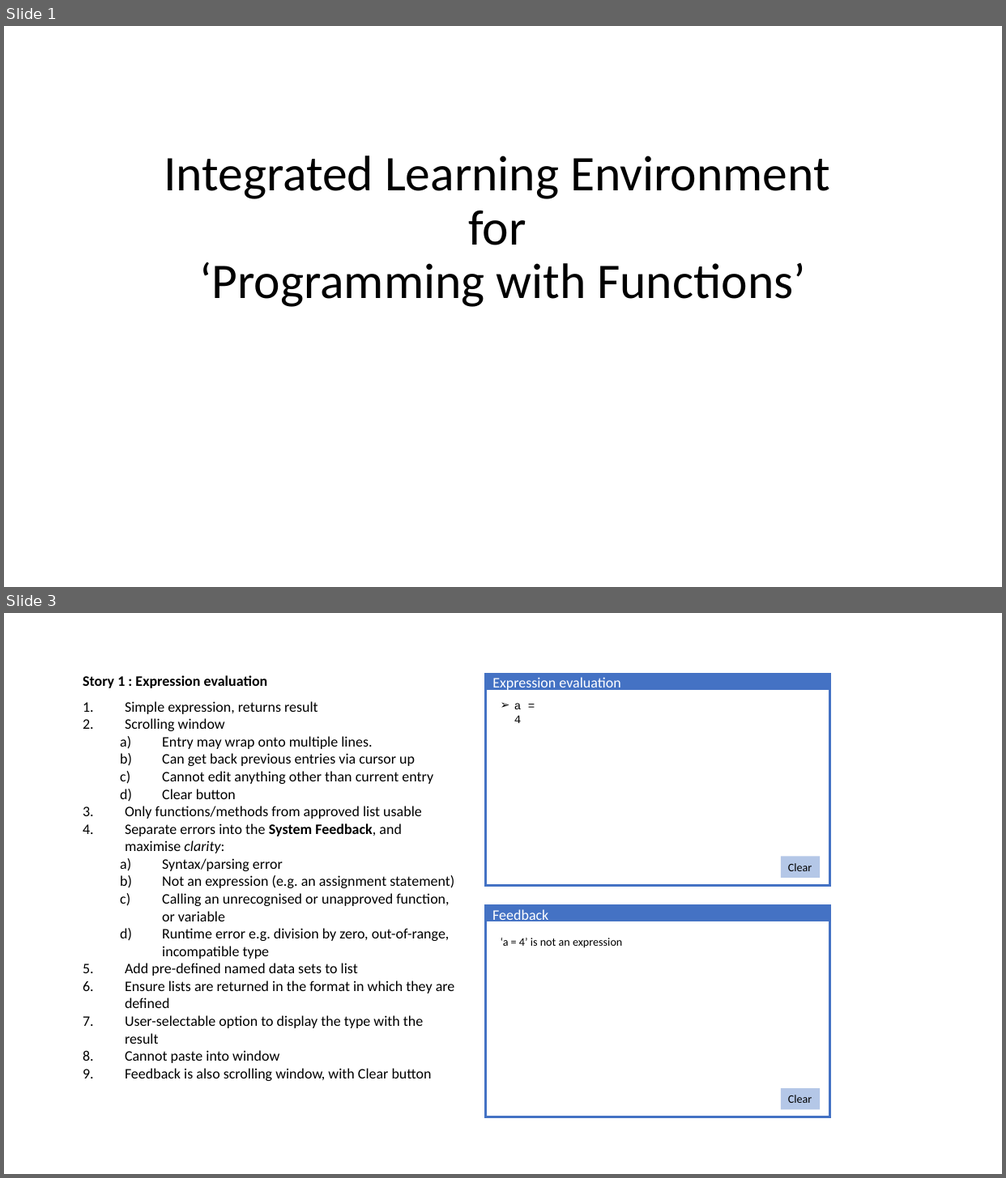
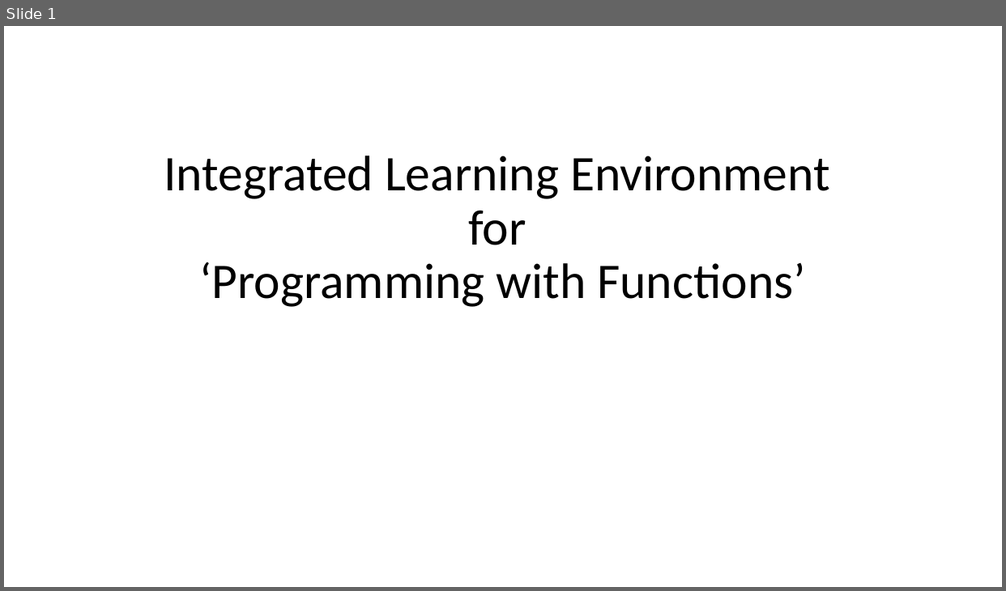
Before and after one commit to MetalUp/Express, a slide deck: ILE Design overview.pptx. Shown one above the other, each under a label of ours: slides 1 and 3 before the commit, slide 1 after it; the slides between them are not shown. The pictures are 1006x1178 and 1006x591 pixels, drawn with LibreOffice and Linux fonts; fonts in the diff are those of the drawing. Boxes give left, top, right and bottom in pixels: in the first picture for what was removed or moved away, otherwise in the second. Text is boxed around its words. In the diff, an @@ line names an element or a change of style, - is before the commit and + after.

```diff
--- a/ILE Design overview.pptx
+++ b/ILE Design overview.pptx
@@ slide 3 removed at (4, 613, 1002, 1174), background #FFFFFF @@
@@ text removed at (83, 675, 455, 1081) @@
-Story 1 : Expression evaluation
-1. Simple expression, returns result
-2. Scrolling window
-  a) Entry may wrap onto multiple lines.
-  b) Can get back previous entries via cursor up
-  c) Cannot edit anything other than current entry
-  d) Clear button
-3. Only functions/methods from approved list usable
-4. Separate errors into the System Feedback, and maximise clarity:
-  a) Syntax/parsing error
-  b) Not an expression (e.g. an assignment statement)
-  c) Calling an unrecognised or unapproved function, or variable
-  d) Runtime error e.g. division by zero, out-of-range, incompatible type
-5. Add pre-defined named data sets to list
-6. Ensure lists are returned in the format in which they are defined
-7. User-selectable option to display the type with the result
-8. Cannot paste into window
-9. Feedback is also scrolling window, with Clear button
@@ group removed at (485, 674, 829, 885): 3 rectangles, 2 texts @@
-Expression evaluation
-➢ a = 4
-Clear
@@ group removed at (485, 905, 829, 1118): 3 rectangles, 2 texts @@
-Feedback
-‘a = 4’ is not an expression
-Clear
```
Also in this commit, not shown: 1 slide changed, 1 slide added, 3 other slides removed.
